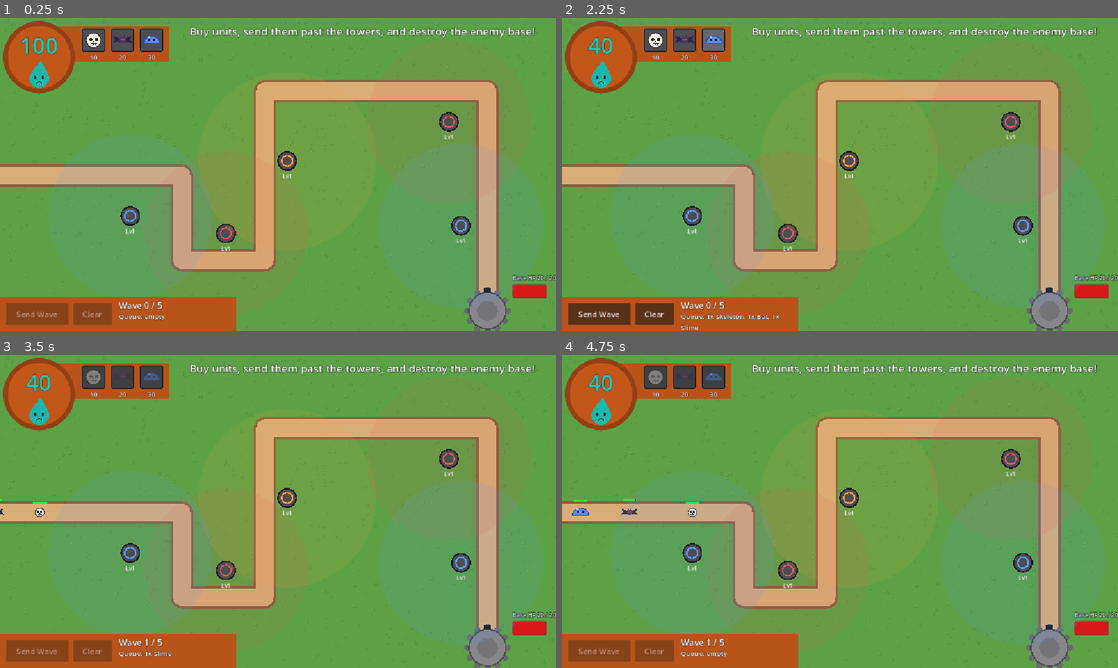
Above: before the commit, frames 1-4 (two rows, left to right).
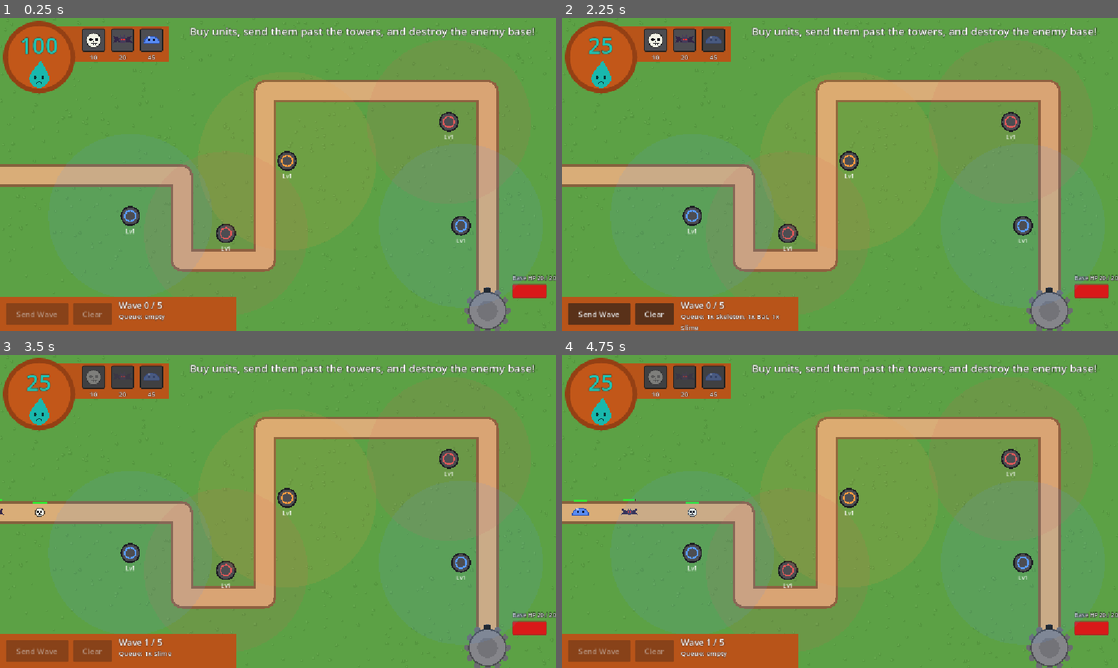
Above: after the commit, the same moments.

Repository: Aadva/Breach-Wave
Game: Godot game, scene res://scenes/Main.tscn
Two runs of this game, one before a commit and one after it. Both use one fixed random seed, a clock stepped at 60 frames per second and the inputs below.
Inputs (mouse positions are in pixels of both pictures, inside the frame that each line leads up to):
- Up to frame 1 (0.25 s): no input
- Up to frame 2 (2.25 s): click (656, 39) at 0.52 s; click (684, 39) at 1.27 s; click (712, 39) at 2.02 s
- Up to frame 3 (3.5 s): click "Send Wave" at 2.75 s
- Up to frame 4 (4.75 s): no input

The runs differ from the first frame. In frame 1, less than 0.1% of the frame differs, in the area x 26-28%, y 11-14%; in frame 2, 0.4%, in the area x 4-30%, y 3-14%; in frame 3, 0.2%; in frame 4, 0.2%.

Commit message:
Eco changes and unit stats

Diff:
--- a/scripts/GameManager.gd
+++ b/scripts/GameManager.gd
@@ -5,16 +5,23 @@
 signal base_hp_changed(new_hp: int)
 signal wave_changed(wave: int)
 signal game_over(won: bool)
+signal wave_report(income: int, reached: int)  # emitted after a cleared wave pays out
 
 var starting_gold: int = 100
 var base_max_hp: int = 20
 var total_waves: int = 5
-var wave_income: int = 50   # gold granted after each cleared wave
+# Wave income = base + performance bonus, so sending tiny "stall" waves doesn't pay.
+var wave_base_income: int = 25   # flat gold after each cleared wave
+var reach_refund: float = 0.5    # share of a unit's cost refunded when it reaches the base
+var damage_bonus: int = 5        # gold per point of base damage dealt
 
 var current_gold: int = 0
 var current_base_hp: int = 0
 var waves_sent: int = 0
 var is_game_over: bool = false
+
+var _wave_earned: int = 0        # performance gold accumulated during the current wave
+var _wave_reached: int = 0       # units that reached the base during the current wave
 
 
 func _ready() -> void:
@@ -26,6 +33,8 @@
     current_base_hp = base_max_hp
     waves_sent = 0
     is_game_over = false
+    _wave_earned = 0
+    _wave_reached = 0
     gold_changed.emit(current_gold)
     base_hp_changed.emit(current_base_hp)
     wave_changed.emit(waves_sent)
@@ -53,8 +62,19 @@
         _end(true)  # Player wins by reducing the base HP to 0
 
 
+## Called by a unit that made it to the base: records its performance bonus, then deals damage.
+func unit_reached_base(unit_cost: int, dmg: int) -> void:
+    if is_game_over:
+        return
+    _wave_earned += int(unit_cost * reach_refund) + dmg * damage_bonus
+    _wave_reached += 1
+    damage_base(dmg)
+
+
 func wave_sent() -> void:
     waves_sent += 1
+    _wave_earned = 0
+    _wave_reached = 0
     wave_changed.emit(waves_sent)
 
 
@@ -65,7 +85,11 @@
     if waves_sent >= total_waves:
         _end(false)  # Out of waves and the base still stands
     else:
-        add_gold(wave_income)
+        var income := wave_base_income + _wave_earned
+        add_gold(income)
+        wave_report.emit(income, _wave_reached)
+    _wave_earned = 0
+    _wave_reached = 0
 
 
 func _end(won: bool) -> void:
--- a/scripts/Main.gd
+++ b/scripts/Main.gd
@@ -35,6 +35,7 @@
 var send_button: Button
 var clear_button: Button
 var unit_buttons: Dictionary = {}
+var report_label: Label
 var overlay: ColorRect
 var overlay_label: Label
 
@@ -54,6 +55,7 @@
     GameManager.wave_changed.connect(_refresh_ui)
     GameManager.base_hp_changed.connect(_on_base_hp_changed)
     GameManager.game_over.connect(_on_game_over)
+    GameManager.wave_report.connect(_on_wave_report)
 
     GameManager.reset_game()
     _refresh_ui()
@@ -228,6 +230,14 @@
     hint.horizontal_alignment = HORIZONTAL_ALIGNMENT_CENTER
     ui.add_child(hint)
 
+    # Wave reward summary (shown briefly after each cleared wave)
+    report_label = _make_label("", Vector2(370, 48), 26, Color(0.1, 0.78, 0.72), Color(0.05, 0.1, 0.03))
+    report_label.size = Vector2(VIEW_W - 390, 36)
+    report_label.horizontal_alignment = HORIZONTAL_ALIGNMENT_CENTER
+    report_label.mouse_filter = Control.MOUSE_FILTER_IGNORE
+    report_label.modulate.a = 0.0
+    ui.add_child(report_label)
+
     # Bottom-left control panel
     var bottom := ColorRect.new()
     bottom.color = brown
@@ -324,6 +334,14 @@
     _refresh_ui()
 
 
+func _on_wave_report(income: int, reached: int) -> void:
+    report_label.text = "+%d souls (%d reached base)" % [income, reached]
+    report_label.modulate.a = 1.0
+    var tw := create_tween()
+    tw.tween_interval(2.0)
+    tw.tween_property(report_label, "modulate:a", 0.0, 1.0)
+
+
 func _on_game_over(won: bool) -> void:
     overlay.visible = true
     overlay_label.text = "VICTORY! The enemy base has fallen." if won else "DEFEAT - the base survived all waves."
--- a/scripts/Unit.gd
+++ b/scripts/Unit.gd
@@ -3,12 +3,13 @@
 ## A unit walking along the Path2D toward the enemy base.
 
 const TYPES := {
+    # "reward" = gold when the unit dies (~10% of cost); reaching the base pays more (see GameManager)
     "skeleton": {"name": "Skeleton", "cost": 10, "hp": 60.0, "speed": 150.0,
-        "flying": false, "reward": 2, "base_damage": 1, "radius": 9.0, "icon_radius": 15.0},
+        "flying": false, "reward": 1, "base_damage": 1, "radius": 9.0, "icon_radius": 15.0},
     "bat": {"name": "Bat", "cost": 20, "hp": 80.0, "speed": 120.0,
-        "flying": true, "reward": 3, "base_damage": 2, "radius": 10.0, "icon_radius": 12.0},
-    "slime": {"name": "Slime", "cost": 30, "hp": 350.0, "speed": 80.0,
-        "flying": false, "reward": 5, "base_damage": 3, "radius": 14.0, "icon_radius": 13.0},
+        "flying": true, "reward": 2, "base_damage": 2, "radius": 10.0, "icon_radius": 12.0},
+    "slime": {"name": "Slime", "cost": 45, "hp": 350.0, "speed": 80.0,
+        "flying": false, "reward": 4, "base_damage": 3, "radius": 14.0, "icon_radius": 13.0},
 }
 
 var unit_type: String = "skeleton"
@@ -17,7 +18,8 @@
 var current_hp: float = 60.0
 var speed: float = 150.0
 var is_flying: bool = false
-var gold_reward: int = 2
+var cost: int = 10
+var gold_reward: int = 1
 var base_damage: int = 1
 var radius: float = 9.0
 
@@ -31,6 +33,7 @@
     max_hp = d["hp"]
     speed = d["speed"]
     is_flying = d["flying"]
+    cost = d["cost"]
     gold_reward = d["reward"]
     base_damage = d["base_damage"]
     radius = d["radius"]
@@ -75,7 +78,7 @@
         return
     _done = true
     remove_from_group("units")
-    GameManager.damage_base(base_damage)
+    GameManager.unit_reached_base(cost, base_damage)
     queue_free()
 
 
